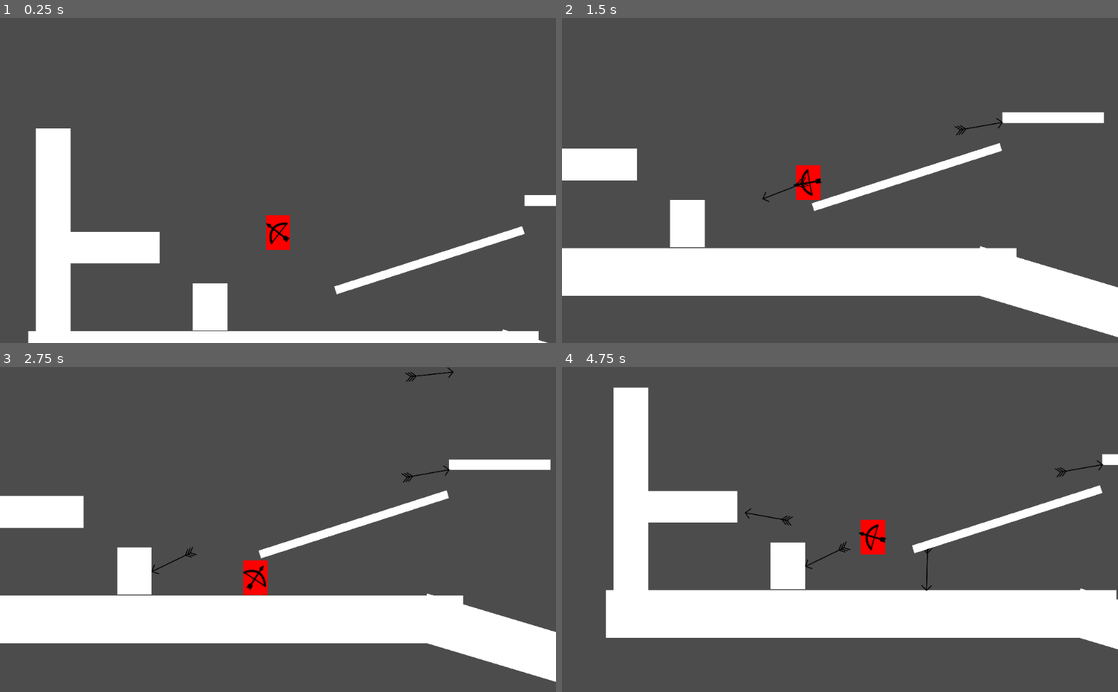
Above: before the commit, frames 1-4 (two rows, left to right).
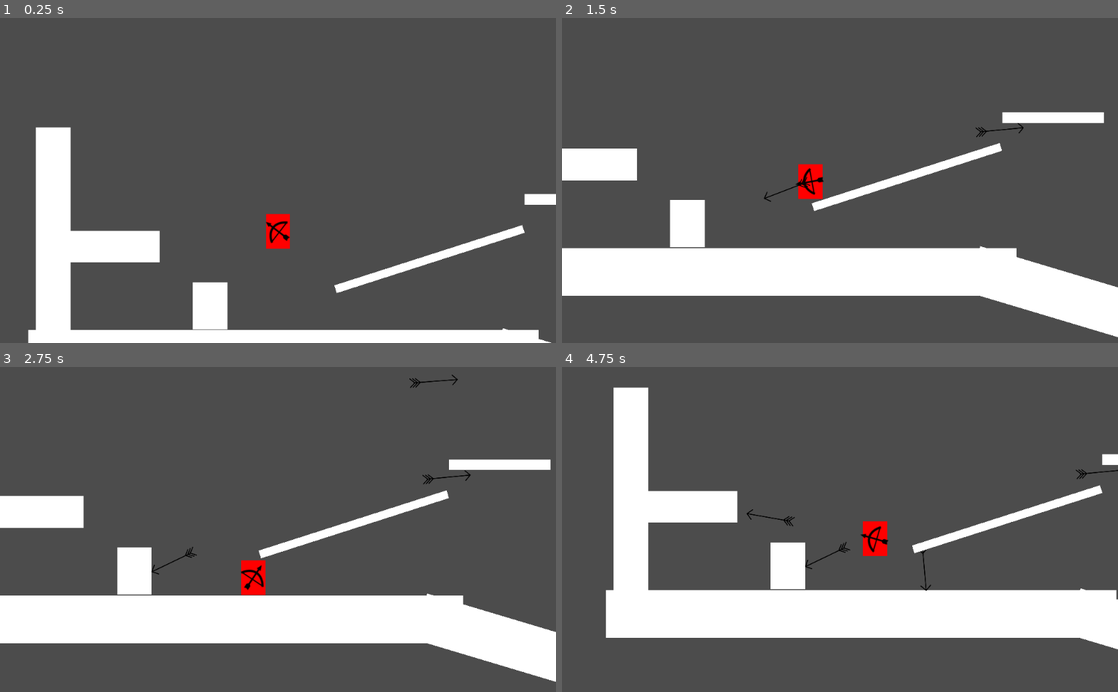
Above: after the commit, the same moments.

Repository: vanjac/wi22jam
Game: Godot game, scene res://placeholder/biggertestlevel.tscn
Same seed, same stepped clock (60 frames per second), same inputs: the game is played once before the commit and once after it.
Inputs (mouse positions are in pixels of both pictures, inside the frame that each line leads up to):
- Up to frame 1 (0.25 s): no input
- Up to frame 2 (1.5 s): move the mouse to (962, 164) at 0.52 s; hold D (right) 0.53-1.28 s; click (962, 164) at 0.6 s; tap Space (jump) at 0.77 s; move the mouse to (728, 196) at 1.27 s; hold A (left) from 1.28 s (still down); click (728, 196) at 1.35 s
- Up to frame 3 (2.75 s): tap Space (jump) at 1.52 s; move the mouse to (333, 458) at 2.02 s; release A (left) at 2.03 s; hold D (right) from 2.03 s (still down); click (333, 458) at 2.1 s
- Up to frame 4 (4.75 s): move the mouse to (812, 594) at 2.77 s; click (812, 594) at 2.85 s; tap Space (jump) at 3.02, 3.77, 4.52 s; move the mouse to (1006, 578) at 3.52 s; release D (right) at 3.53 s; hold A (left) from 3.53 s (still down); click (1006, 578) at 3.6 s; move the mouse to (673, 480) at 4.27 s; click (673, 480) at 4.35 s

The runs differ from the first frame. In frame 1, 1.2% of the frame differs, in the area x 5-100%, y 33-100%; in frame 2, 0.4%; in frame 3, 0.5%; in frame 4, 0.6%.

Commit message:
_process -> _physics_process for characters

Diff:
--- a/enemies/Animal.gd
+++ b/enemies/Animal.gd
@@ -9,7 +9,7 @@
 func _ready():
 	player = get_tree().get_root().find_node("Player", true, false)
 
-func _process(delta):
+func _physics_process(delta):
 	if angry:
 		move_vec.x = sign(player.position.x - position.x) * walk_speed
 	move_character(delta)
--- a/player/Player.gd
+++ b/player/Player.gd
@@ -4,7 +4,7 @@
 const walk_accel = 5000
 const walk_decel = 1000
 const jump_speed = 400
-const coyote_time = 0.17
+const coyote_time = 0.13
 
 var walk = 0  # 0, 1, or -1
 var jumping = false
@@ -30,19 +30,18 @@
 	else:
 		walk = 0
 
-	# update move_vec
-	var was_on_ground = on_ground
-
-	if not on_ground:
-		time_since_left_ground += delta
-
 	var can_jump = on_ground or (not jumping and time_since_left_ground < coyote_time)
 	if can_jump and Input.is_action_just_pressed("jump"):
 		move_vec.y = -jump_speed
 		jumping = true
 		on_ground = false
-	elif on_ground:
+
+func _physics_process(delta):
+	if on_ground:
+		time_since_left_ground = 0
 		jumping = false
+	else:
+		time_since_left_ground += delta
 
 	if walk != 0:
 		var walk_vel = walk * walk_speed
@@ -59,5 +58,3 @@
 			move_vec.x = 0
 
 	move_character(delta)
-	if was_on_ground and not on_ground:
-		time_since_left_ground = 0
